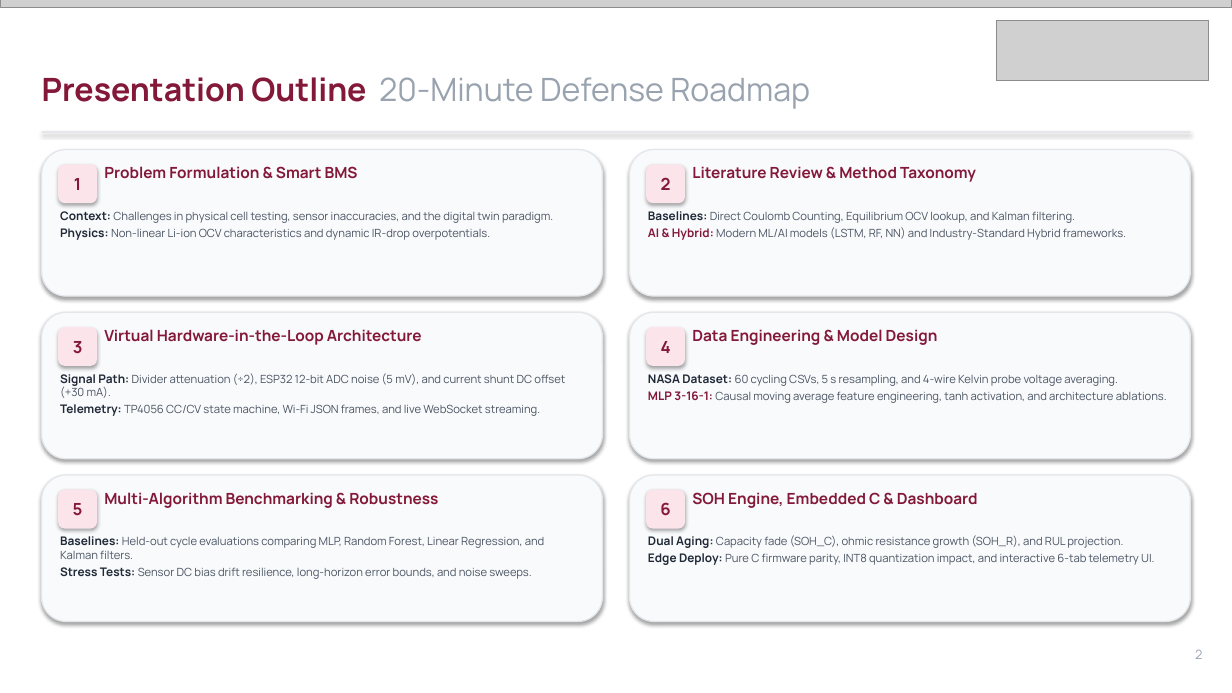
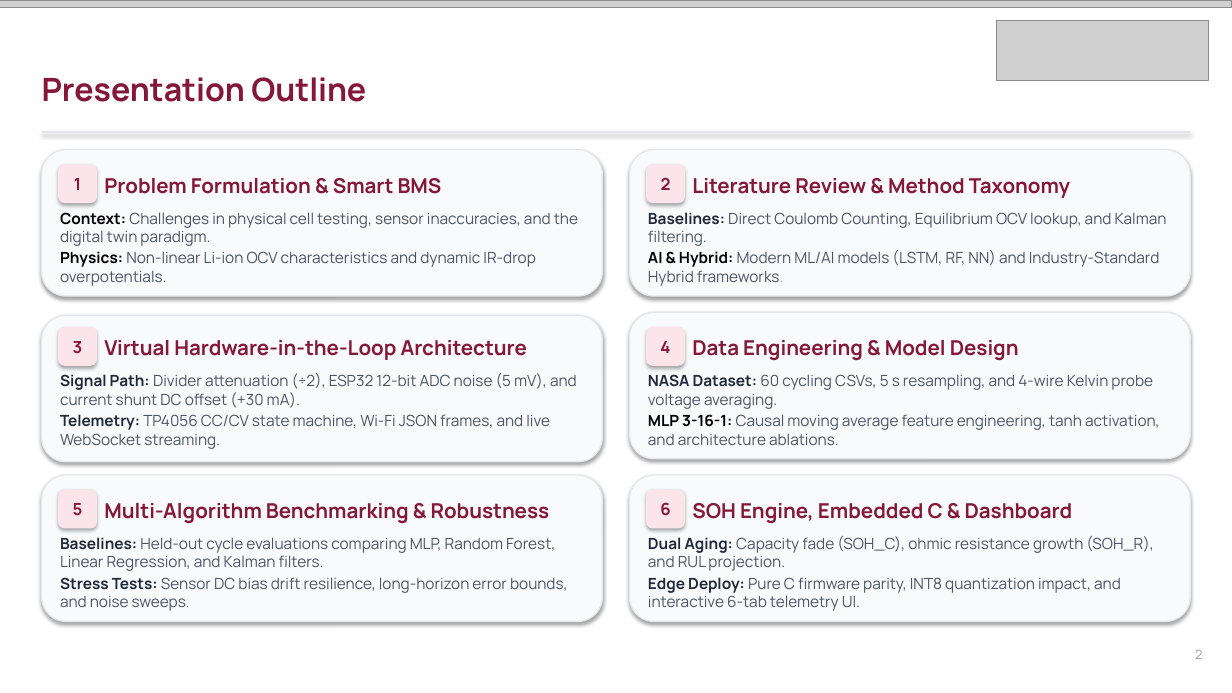
Before and after one commit to Imagiyy/Digital-Twin--ML-Based-Battery-SOC-Estimation, a slide deck: slide 2 of Amrita_SOC_Digital_Twin_Presentation.pptx. Drawn at 1232x693 pixels with LibreOffice and Linux fonts; fonts in the diff are those of the drawing; grey boxes stand for pictures. Boxes give left, top, right and bottom in pixels: in the first picture for what was removed or moved away, otherwise in the second. Text is boxed around its words. In the diff, an @@ line names an element or a change of style, - is before the commit and + after.

```diff
--- a/Amrita_SOC_Digital_Twin_Presentation.pptx
+++ b/Amrita_SOC_Digital_Twin_Presentation.pptx
@@ text at [42,77,366,102]: text changed; text colour #99A3AF to #831838; bold on @@
-Presentation Outline 20-Minute Defense Roadmap
+Presentation Outline
@@ text "Problem Formulation & Smart BMS": place and size @@
-text "Problem Formulation & Smart BMS" at [104,166,358,179]
+text "Problem Formulation & Smart BMS" at [104,178,442,194]
@@ text "Literature Review & Method Taxonomy": place and size @@
-text "Literature Review & Method Taxonomy" at [692,166,976,182]
+text "Literature Review & Method Taxonomy" at [692,178,1070,198]
@@ text "Context: Challenges in physical cell ..." at [60,212,578,286]: size 9.2 to 12 pt, text colour #1F2937 to #000000 in "Context:", "Physics:"; size 8.8 to 12 pt in "Challenges in physical cell testing, sensor inaccuracies, ...", "Non-linear Li-ion OCV characteristics and dynamic IR-drop ..." @@
@@ text "Baselines: Direct Coulomb Counting, Equilibrium ..." at [648,212,1167,286]: size 9.2 to 12 pt in "Baselines:", "AI & Hybrid:"; size 8.8 to 12 pt in "Direct Coulomb Counting, Equilibrium OCV lookup, and ...", "Modern ML/AI models (LSTM, RF, NN) and ..."; text colour #831838 to #000000 in "AI & Hybrid:" @@
@@ proportions changed in 9 elements at [646,165,685,203], [646,327,685,366], [646,490,685,529], [42,150,603,297], [629,150,1190,297], [629,312,1190,459], [42,475,603,622], [629,475,1190,622], [42,315,603,462] @@
@@ text "Virtual Hardware-in-the-Loop Architecture": place and size @@
-text "Virtual Hardware-in-the-Loop Architecture" at [104,329,422,345]
+text "Virtual Hardware-in-the-Loop Architecture" at [104,340,527,360]
@@ text "Data Engineering & Model Design": place and size @@
-text "Data Engineering & Model Design" at [692,329,938,345]
+text "Data Engineering & Model Design" at [692,340,1019,361]
@@ text "Signal Path: Divider attenuation (÷2), ..." at [60,373,577,449]: size 9.2 to 12 pt in "Signal Path:", "Telemetry:"; size 8.8 to 12 pt in "Divider attenuation (÷2), ESP32 12-bit ADC noise ...", "TP4056 CC/CV state machine, Wi-Fi JSON frames, ..." @@
@@ text "NASA Dataset: 60 cycling CSVs, ..." at [648,374,1160,445]: size 9.2 to 12 pt in "NASA Dataset:", "MLP 3-16-1:"; size 8.8 to 12 pt in "60 cycling CSVs, 5 s resampling, and ...", "Causal moving average feature engineering, tanh activation, ..."; text colour #831838 to #000000 in "MLP 3-16-1:" @@
@@ text "Multi-Algorithm Benchmarking & Robustness": place and size @@
-text "Multi-Algorithm Benchmarking & Robustness" at [104,492,438,508]
+text "Multi-Algorithm Benchmarking & Robustness" at [104,503,550,524]
@@ size 12 to 16 pt in 6 elements at [104,178,442,194], [104,340,527,360], [104,503,550,524], [692,178,1070,198], [692,340,1019,361], [692,503,1073,524] @@
@@ text "SOH Engine, Embedded C & ...": place and size @@
-text "SOH Engine, Embedded C & ..." at [692,492,978,508]
+text "SOH Engine, Embedded C & ..." at [692,503,1073,524]
@@ text "Baselines: Held-out cycle evaluations comparing ..." at [60,537,568,611]: size 9.2 to 12 pt in "Baselines:", "Stress Tests:"; size 8.8 to 12 pt in "Held-out cycle evaluations comparing MLP, Random Forest, ...", "Sensor DC bias drift resilience, long-horizon error ..." @@
@@ text "Dual Aging: Capacity fade (SOH_C), ..." at [648,536,1154,611]: size 9.2 to 12 pt in "Dual Aging:", "Edge Deploy:"; size 8.8 to 12 pt in "Capacity fade (SOH_C), ohmic resistance growth (SOH_R), ...", "Pure C firmware parity, INT8 quantization impact, ..." @@
```
Also in this commit, not shown: 21 other slides changed, 1 slide removed, 2 other files.
